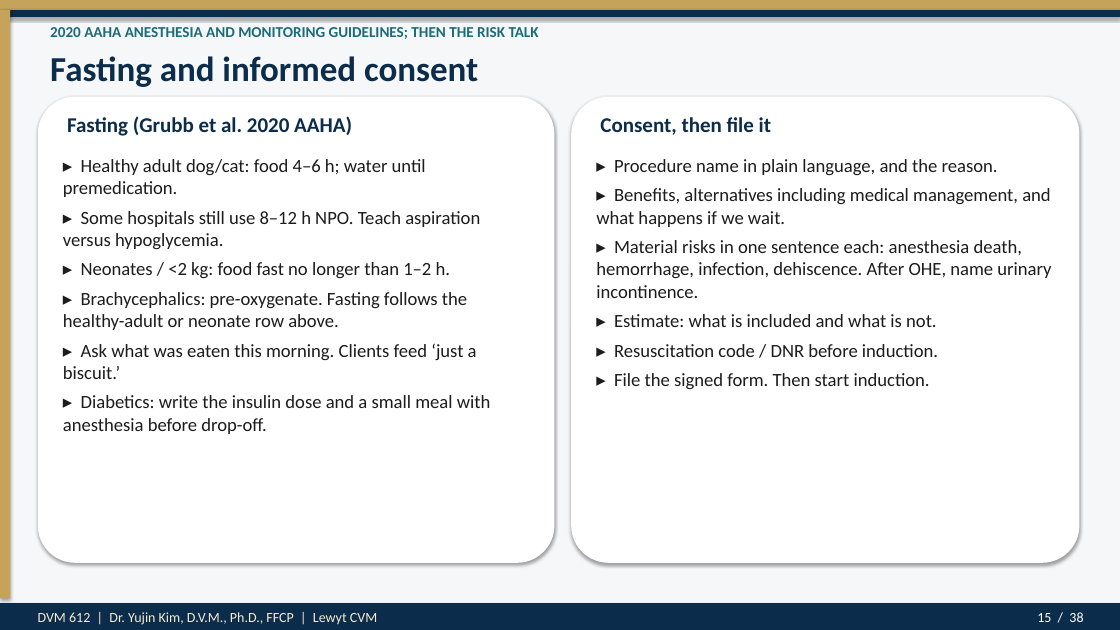
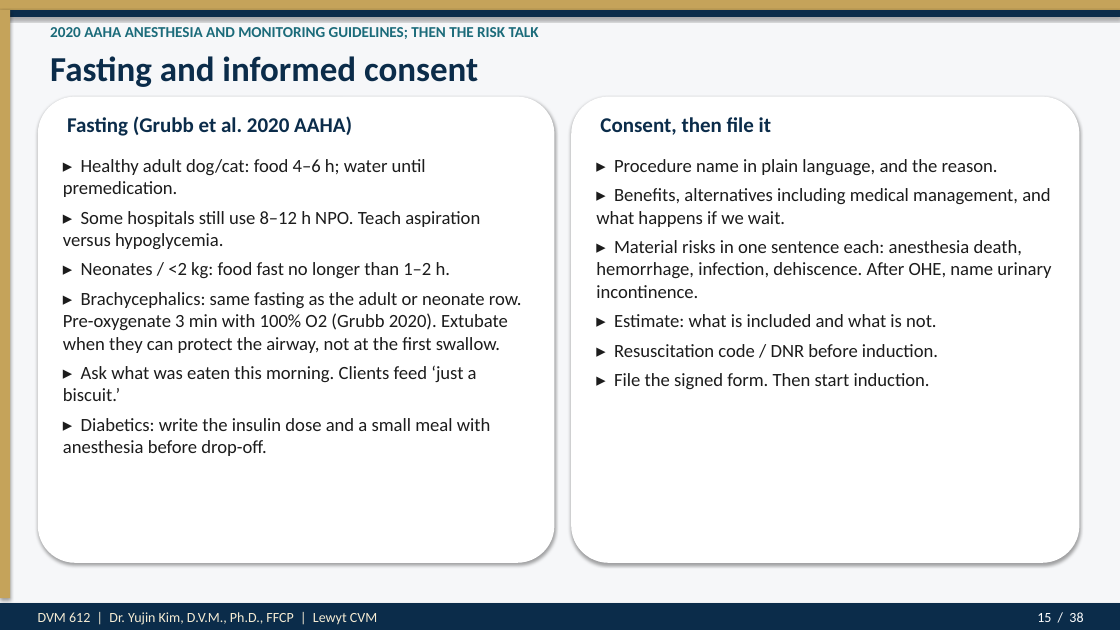
Before and after one commit to drkimvet/happycare, a slide deck: slide 15 of lectures/DVM-612_Week4_Preop_PatientPrep_Postop.pptx. Drawn at 1120x630 pixels with LibreOffice and Linux fonts; fonts in the diff are those of the drawing. Boxes give left, top, right and bottom in pixels: in the first picture for what was removed or moved away, otherwise in the second. Text is boxed around its words. In the diff, an @@ line names an element or a change of style, - is before the commit and + after.

```diff
--- a/lectures/DVM-612_Week4_Preop_PatientPrep_Postop.pptx
+++ b/lectures/DVM-612_Week4_Preop_PatientPrep_Postop.pptx
@@ text at [63,292,522,353]: text changed @@
-▸ Brachycephalics: pre-oxygenate. Fasting follows the healthy-adult or neonate row above.
+▸ Brachycephalics: same fasting as the adult or neonate row. Pre-oxygenate 3 min with 100% O2 (Grubb 2020). Extubate when they can protect the airway, not at the first swallow.
```
Also in this commit, not shown: 9 other slides changed, 7 other files.
